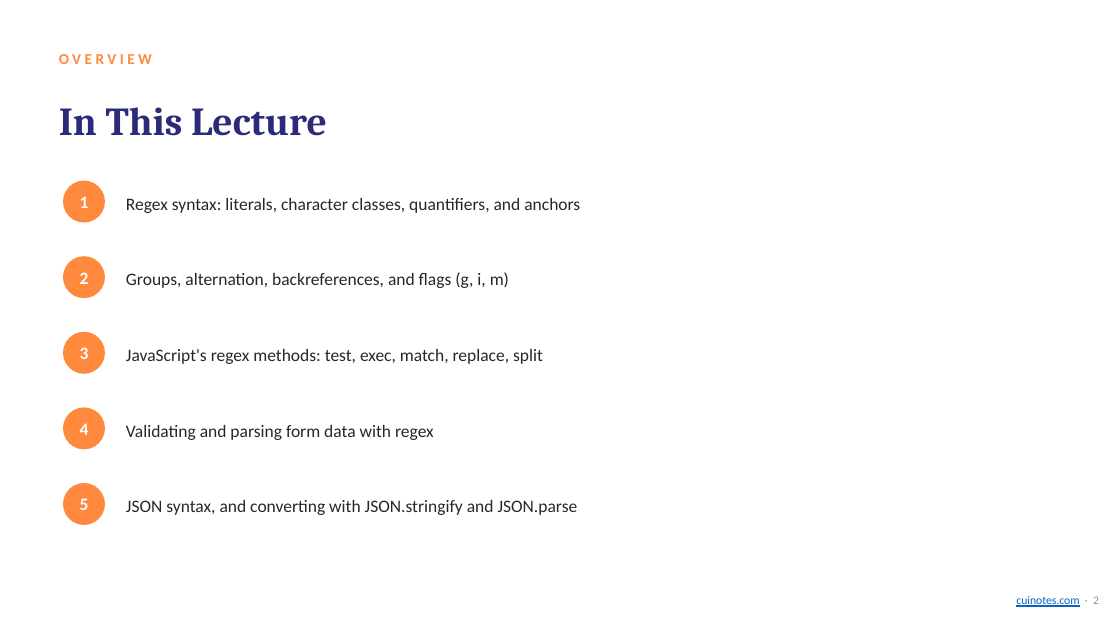
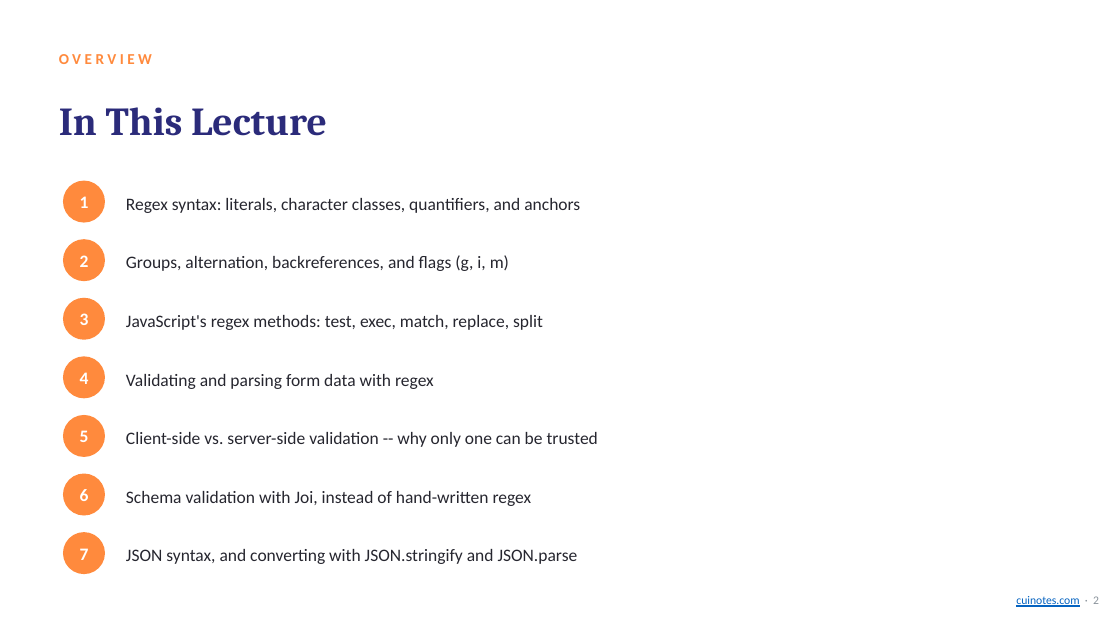
Before and after one commit to mua22/mern-web-book, a slide deck: slide 2 of slides/CSC336-Lecture-14-Regular-Expressions-and-JSON.pptx. Drawn at 1120x630 pixels with LibreOffice and Linux fonts; fonts in the diff are those of the drawing. Boxes give left, top, right and bottom in pixels: in the first picture for what was removed or moved away, otherwise in the second. Text is boxed around its words. In the diff, an @@ line names an element or a change of style, - is before the commit and + after.

```diff
--- a/slides/CSC336-Lecture-14-Regular-Expressions-and-JSON.pptx
+++ b/slides/CSC336-Lecture-14-Regular-Expressions-and-JSON.pptx
@@ 2 texts, 1 ellipse: place and size @@
-2 texts, 1 ellipse at [63, 256, 509, 298]
+2 texts, 1 ellipse at [63, 239, 509, 281]
@@ text "3": place and size @@
-text "3" at [80, 347, 89, 359]
+text "3" at [80, 313, 89, 325]
@@ ellipse added at [63, 298, 105, 340], fill #FF8A3D @@
@@ text "JavaScript's regex methods: test, exec, ...": place and size @@
-text "JavaScript's regex methods: test, exec, ..." at [126, 349, 543, 364]
+text "JavaScript's regex methods: test, exec, ..." at [126, 315, 543, 330]
@@ text "4": place and size @@
-text "4" at [80, 423, 89, 435]
+text "4" at [80, 372, 89, 384]
@@ ellipse: place and size @@
-ellipse at [63, 332, 105, 374]
+ellipse at [63, 356, 105, 398]
@@ text "Validating and parsing form data ...": place and size @@
-text "Validating and parsing form data ..." at [126, 425, 434, 440]
+text "Validating and parsing form data ..." at [126, 374, 434, 389]
@@ text "5": place and size @@
-text "5" at [80, 498, 89, 510]
+text "5" at [80, 430, 89, 442]
@@ ellipse: place and size @@
-ellipse at [63, 408, 105, 450]
+ellipse at [63, 415, 105, 457]
@@ text added at [126, 432, 598, 447], 15 pt, text #26262F @@
+Client-side vs. server-side validation -- why only one can be trusted
@@ ellipse: place and size @@
-ellipse at [63, 483, 105, 525]
+ellipse at [63, 474, 105, 516]
@@ text added at [80, 489, 89, 501], 15 pt, text #FFFFFF, bold @@
+6
@@ text added at [126, 491, 532, 506], 15 pt, text #26262F @@
+Schema validation with Joi, instead of hand-written regex
@@ ellipse added at [63, 533, 105, 575], fill #FF8A3D @@
@@ text "JSON syntax, and converting with ...": place and size @@
-text "JSON syntax, and converting with ..." at [126, 500, 578, 515]
+text "JSON syntax, and converting with ..." at [126, 549, 578, 564]
@@ text added at [80, 548, 89, 560], 15 pt, text #FFFFFF, bold @@
+7
```
Also in this commit, not shown: 8 other slides changed, 5 slides added, 3 other files.
